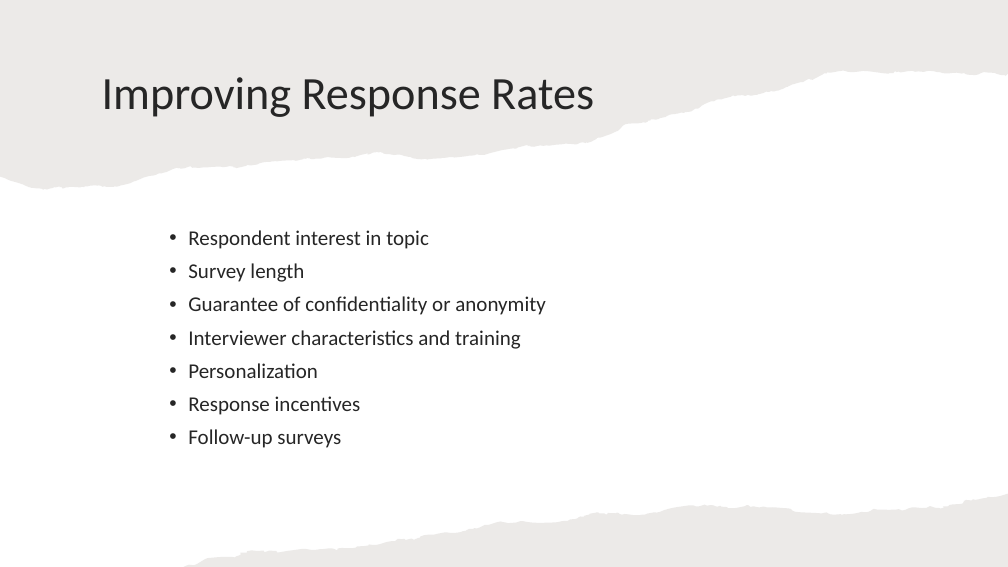
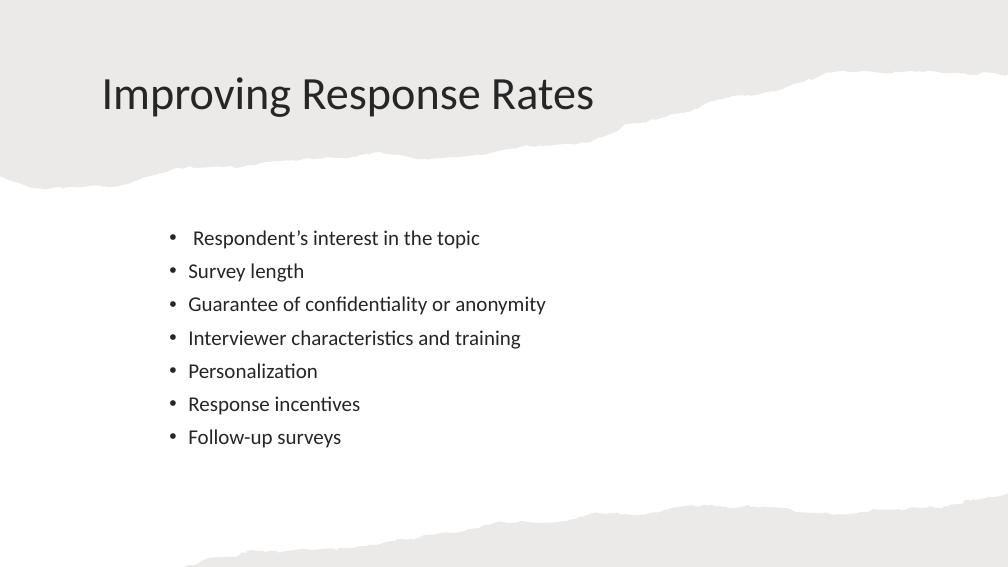
Before and after one commit to mikenguyen13/mar4050_S23_2, a slide deck: slide 29 of lectures/7/Developing the sampling plan.pptx. Drawn at 1008x567 pixels with LibreOffice and Linux fonts; fonts in the diff are those of the drawing. Boxes give left, top, right and bottom in pixels: in the first picture for what was removed or moved away, otherwise in the second. Text is boxed around its words. In the diff, an @@ line names an element or a change of style, - is before the commit and + after.

```diff
--- a/lectures/7/Developing the sampling plan.pptx
+++ b/lectures/7/Developing the sampling plan.pptx
@@ text at bbox=[193, 230, 480, 249]: text changed @@
-• Respondent interest in topic
+• Respondent’s interest in the topic
```
Also in this commit, not shown: 5 other slides changed.
